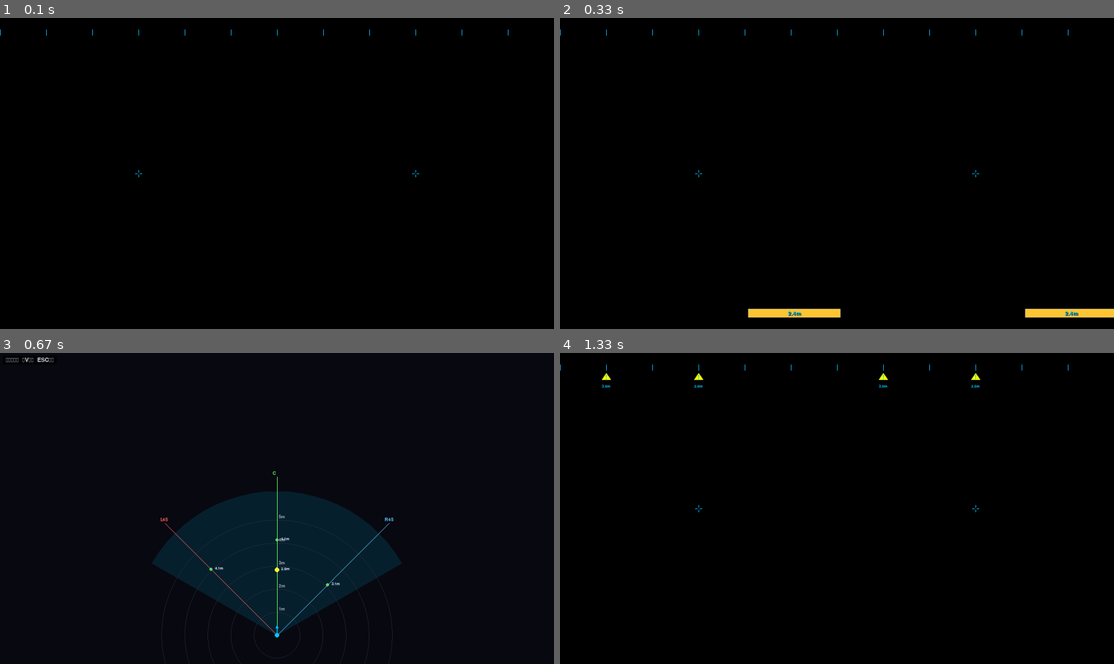
Above: before the commit, frames 1-4 (two rows, left to right).
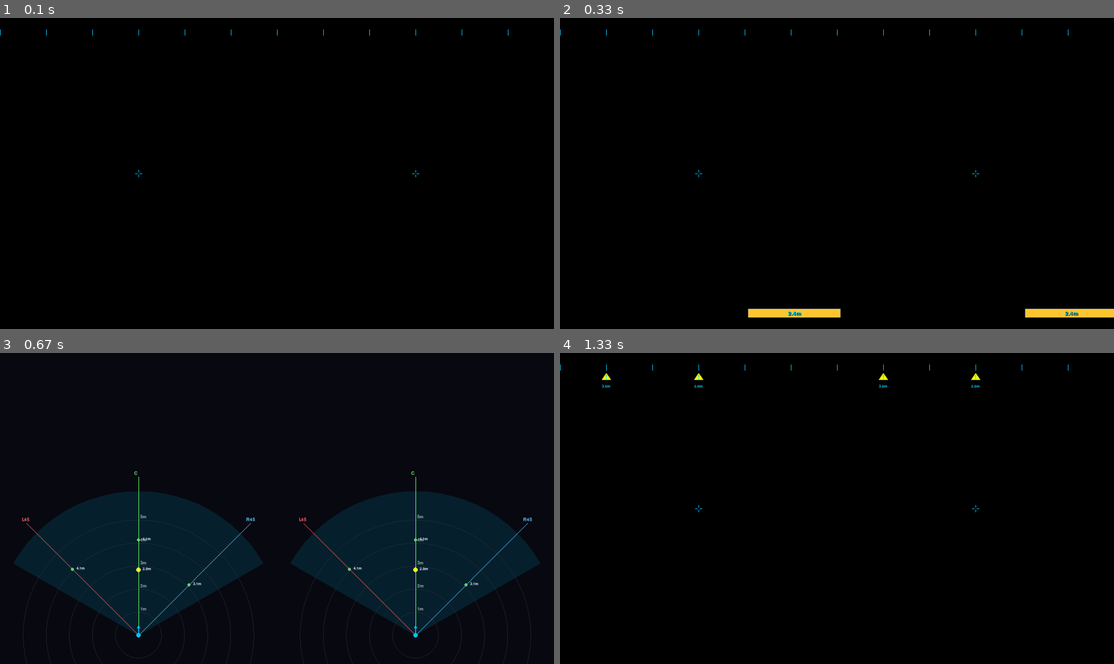
Above: after the commit, the same moments.

Repository: wanjin1234/Silent-Mask-Microphone
Game: pygame game, started from src/main_stereo.py
The game is run twice, just before and just after one commit, with the same random seed, the same clock (stepped at 60 frames per second) and the same inputs.
Inputs:
- Up to frame 1 (0.1 s): no input
- Up to frame 2 (0.33 s): no input
- Up to frame 3 (0.67 s): tap V at 0.33 s
- Up to frame 4 (1.33 s): tap V at 0.67 s

Frames 1-2 are identical in both runs. In frame 3, 26% of the frame differs, in the area x 1-98%, y 1-100%; in frame 4, nothing differs.

Commit message:
优化俯视图模式，添加左右分屏显示，更新绘制逻辑

Diff:
--- a/src/stereo_ar_display.py
+++ b/src/stereo_ar_display.py
@@ -198,11 +198,22 @@
 
     # ---------- 俯视图模式（保持不变） ----------
     def draw_top_view(self, obstacles):
+        """俯视图模式：左右分屏显示，无立体视差"""
         self.screen.fill((10, 10, 18))
-        cx = self.width // 2
-        cy = self.height - 100
+
+        # 左半屏俯视图
+        self._draw_top_view_at(obstacles, self.center_x_left, self.height - 100)
+        # 右半屏俯视图（内容完全相同）
+        self._draw_top_view_at(obstacles, self.center_x_right, self.height - 100)
+
+
+        pygame.display.flip()
+
+    def _draw_top_view_at(self, obstacles, cx, cy):
+        """在指定中心绘制俯视雷达图"""
         scale = 80
 
+        # 扇形探测区域
         sector_surf = pygame.Surface((self.width, self.height), pygame.SRCALPHA)
         pts = [(cx, cy)]
         for angle in range(-60, 61, 5):
@@ -212,6 +223,7 @@
         pygame.draw.polygon(sector_surf, self.colors['sector'], pts)
         self.screen.blit(sector_surf, (0, 0))
 
+        # 距离环
         for r in range(1, 6):
             radius = r * scale
             pygame.draw.circle(self.screen, (50, 55, 70), (cx, cy), radius, 1)
@@ -219,6 +231,7 @@
             text = font.render(f"{r}m", True, (160, 170, 180))
             self.screen.blit(text, (cx + 6, cy - radius - 18))
 
+        # 高亮三方向线
         dirs = [(-45, (255, 100, 100), "L45"), (0, (100, 255, 100), "C"), (45, (100, 200, 255), "R45")]
         for angle, color, label in dirs:
             rad = math.radians(angle)
@@ -228,6 +241,7 @@
             font = pygame.font.Font(None, 24)
             self.screen.blit(font.render(label, True, color), (end_x - 15, end_y - 20))
 
+        # 绘制障碍物（含人体）
         for obs in obstacles:
             if 'angle' in obs and 'distance' in obs:
                 ang = obs['angle']
@@ -264,22 +278,12 @@
             font = pygame.font.Font(None, 20)
             self.screen.blit(font.render(f"{dist:.1f}m", True, (220, 230, 255)), (screen_x + 14, screen_y - 10))
 
+        # 头部位置标识
         pygame.draw.circle(self.screen, (0, 200, 255), (cx, cy), 8)
         pygame.draw.line(self.screen, (0, 200, 255), (cx, cy), (cx, cy - 30), 3)
         pygame.draw.polygon(self.screen, (0, 200, 255), [(cx - 5, cy - 25), (cx + 5, cy - 25), (cx, cy - 35)])
 
-        self._draw_mode_hint()
-
-    # ---------- 模式提示 ----------
-    def _draw_mode_hint(self):
-        font = pygame.font.Font(None, 30)
-        mode_text = "俯视图模式" if self.view_mode == "top" else "立体分屏模式"
-        hint = f"{mode_text}  按V切换  ESC退出"
-        text = font.render(hint, True, (200, 210, 220))
-        bg = pygame.Surface((text.get_width() + 20, text.get_height() + 10), pygame.SRCALPHA)
-        bg.fill((0, 0, 0, 150))
-        self.screen.blit(bg, (10, 10))
-        self.screen.blit(text, (20, 15))
+
 
     # ---------- 主绘制入口 ----------
     def draw_obstacles(self, obstacles, humans):
